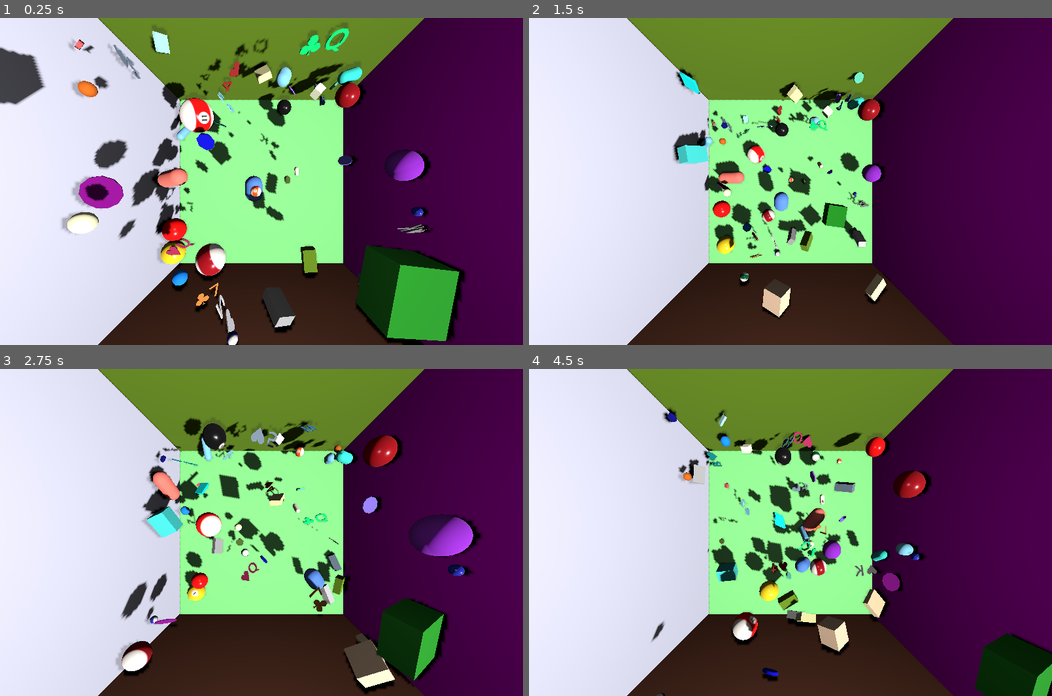
Above: before the commit, frames 1-4 (two rows, left to right).
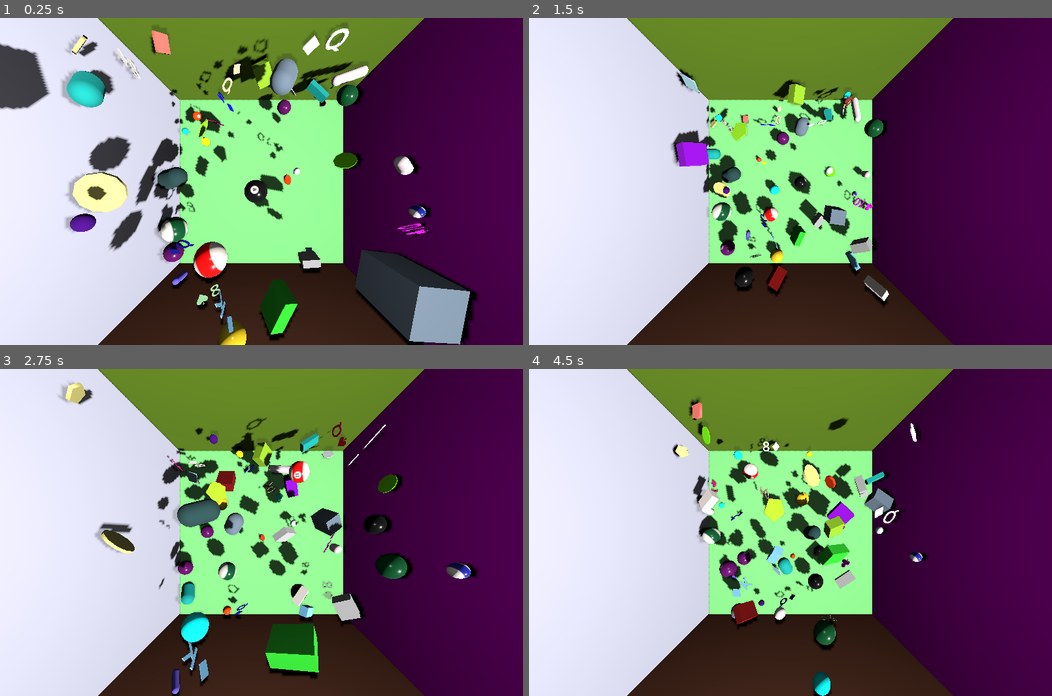
Above: after the commit, the same moments.

Repository: kasworld/gd4bounce
Game: Godot game, scene res://main.tscn
The game is run twice, just before and just after one commit, with the same random seed, the same clock (stepped at 60 frames per second) and the same inputs.
Inputs (mouse positions are in pixels of both pictures, inside the frame that each line leads up to):
- Up to frame 1 (0.25 s): no input
- Up to frame 2 (1.5 s): tap Enter at 0.5 s; move the mouse to (905, 165) at 0.52 s; click (905, 165) at 0.67 s; move the mouse to (685, 197) at 1.27 s; click (685, 197) at 1.42 s
- Up to frame 3 (2.75 s): move the mouse to (313, 460) at 2.02 s; click (313, 460) at 2.17 s
- Up to frame 4 (4.5 s): move the mouse to (764, 597) at 2.77 s; click (764, 597) at 2.92 s; move the mouse to (947, 581) at 3.52 s; click (947, 581) at 3.67 s; move the mouse to (633, 483) at 4.27 s; click (633, 483) at 4.42 s

The runs differ from the first frame. In frame 1, 19% of the frame differs, in the area x 0-92%, y 2-100%; in frame 2, 8.8%; in frame 3, 22%, in the area x 11-93%, y 4-100%; in frame 4, 15%.

Commit message:
code clean

Diff:
--- a/main.gd
+++ b/main.gd
@@ -5,30 +5,40 @@
 	var n = 10
 
 	for i in n:
-		var rtn = preload("res://ball.tscn").instantiate().set_material(Ball.tex_array.pick_random()).set_radius(randf_range(0.2,1))
-		add_child(rand_pos_rot(rtn))
+		add_child(rand_pos_rot(
+			preload("res://ball.tscn").instantiate(
+			).set_material(Ball.tex_array.pick_random()
+			).set_radius(randf_range(0.2,1)
+		)))
 
 	for i in n:
-		var rtn = preload("res://capsule.tscn").instantiate().set_color(NamedColorList.color_list.pick_random()[0]).set_radius_height(
-			randf_range(0.2,1), randf_range(0.6,3),
-		)
-		add_child(rand_pos_rot(rtn))
+		add_child(rand_pos_rot(
+			preload("res://capsule.tscn").instantiate(
+			).set_color(NamedColorList.color_list.pick_random()[0]
+			).set_radius_height(	randf_range(0.2,1), randf_range(0.6,3)
+		)))
 
 	for i in n:
-		var rtn = preload("res://coin.tscn").instantiate().init( i%8 +4).set_color(NamedColorList.color_list.pick_random()[0]).set_radius_height(
-			randf_range(0.2,1), randf_range(0.04,0.2),
-		)
-		add_child(rand_pos_rot(rtn))
+		add_child(rand_pos_rot(
+			preload("res://coin.tscn").instantiate(
+			).init( i%8 +4
+			).set_color(NamedColorList.color_list.pick_random()[0]
+			).set_radius_height(randf_range(0.2,1), randf_range(0.04,0.2)
+		)))
 
 	for i in n:
-		var rtn = preload("res://dice.tscn").instantiate().set_color(NamedColorList.color_list.pick_random()[0]).set_size(
-			Vector3( randf_range(0.4,2),randf_range(0.4,2),randf_range(0.4,2) )
-		)
-		add_child(rand_pos_rot(rtn))
+		add_child(rand_pos_rot(
+			preload("res://dice.tscn").instantiate(
+			).set_color(NamedColorList.color_list.pick_random()[0]
+			).set_size(Vector3( randf_range(0.4,2),randf_range(0.4,2),randf_range(0.4,2) )
+		)))
 
 	for i in n:
-		var rtn = preload("res://char.tscn").instantiate().init(deck.pick_random()).set_color(NamedColorList.color_list.pick_random()[0])
-		add_child(rand_pos_rot(rtn))
+		add_child(rand_pos_rot(
+			preload("res://char.tscn").instantiate(
+			).init(deck.pick_random()
+			).set_color(NamedColorList.color_list.pick_random()[0]
+		)))
 
 func rand_pos_rot(n :Node3D) -> Node3D:
 	n.position = Vector3(randf_range(-9,9),randf_range(-8,9),randf_range(-9,9))
